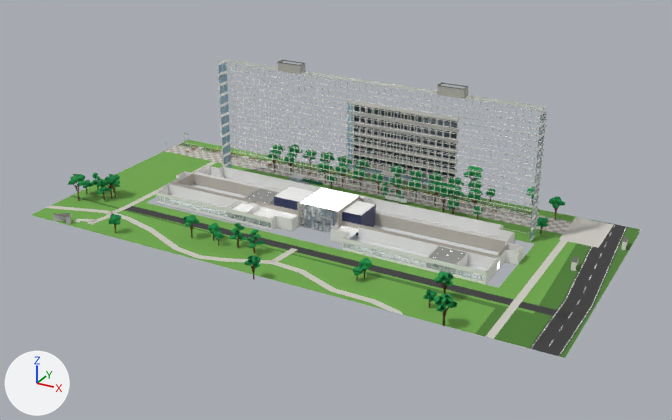
What one commit did to the FBX model unity/KatsushikaCampusDays/Assets/Models/Interiors/research1.fbx.
Camera for both pictures: a camera (50 mm lens) standing at (152.0, -247.0, 141.0) and looking at (6.0, 20.0, 8.0). The axes (+X, +Y, +Z) are drawn at lower left. The lights are the same throughout. The picture after the commit comes second. Where no turn or scale is listed for an object, it has been applied to the vertices.

Names of what the first picture shows: 'ext_research1', 'ext_research1_trees', 'floor_research1', 'wall_research1'.
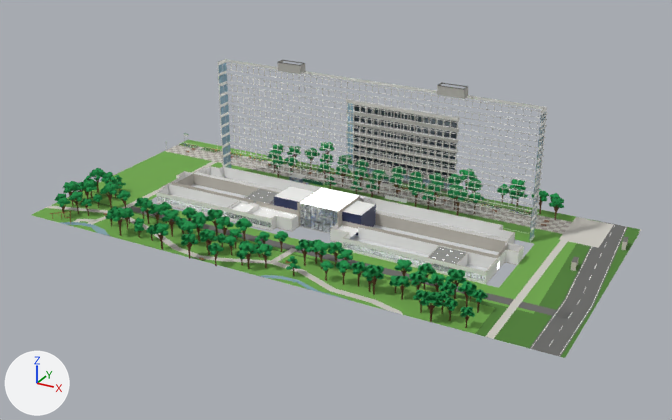
Pixel boxes [x1, y1, x2, y2] of what changed, in the pictures (672 x 420 px; the box of a moved part takes in the faces that stretch with it):
'ext_research1', recoloured, reshaped
    both: [32, 59, 641, 358]
'ext_research1_trees', reshaped
    before: [67, 144, 565, 327]
    after: [55, 142, 564, 328]
part 1 of me_ext_research1_trees, deleted
    before: [67, 153, 548, 327]
part 2 of me_ext_research1_trees, built on
    before: [75, 173, 457, 308]
    after: [55, 168, 488, 328]
part 3 of me_ext_research1_trees, moved or reshaped
    before: [266, 144, 565, 220]
    after: [268, 142, 564, 220]
part 4 of me_ext_research1, reshaped
    before: [53, 213, 71, 222]
    after: [50, 211, 205, 260]
part 5 of me_ext_research1, added
    after: [260, 257, 355, 302]

The edits, one by one:
Material 'asphalt' (mat_asphalt) changes colour from dark grey #3c3c3c to dark grey #6a6a68; in linear values from (0.045, 0.045, 0.045) to (0.144, 0.144, 0.138).
Material 'water' (mat_water) is new.
Its base color is (0.275, 0.479, 0.578) (cyan #8fb8c8).
Its roughness is 0.05.
Its alpha is 0.8.
me_ext_research1_trees is used by ob_ext_research1_trees; location (0.0, 0.0, 0.0).
me_ext_research1_trees had 7781 vertices, 7182 faces and spanned x -98.0..75.0, y -29.0..79.0, z 0.0..12.0.
me_ext_research1_trees now has 18473 vertices, 16628 faces and spans x -101.0..75.0, y -27.0..80.0, z 0.0..11.0.
me_ext_research1_trees part 1: 198 loose pieces with 2336 vertices, spanning x -98.0..73.0, y -29.0..79.0, z 0.0..12.0, are deleted.
me_ext_research1_trees part 2: 157 vertices moved within x -96.0..67.0, y -25.0..10.0, z 3.0..8.0; 925 vertices removed from x -98.0..69.0, y -27.0..10.0, z 0.0..11.0; 11732 vertices added at x -101.0..74.0, y -27.0..11.0, z 0.0..10.0.
me_ext_research1_trees part 3: 658 vertices moved within x -49.0..73.0, y 50.0..75.0, z 0.0..11.0; 1789 vertices removed from x -51.0..75.0, y 49.0..77.0, z 0.0..12.0; 4010 vertices added at x -51.0..75.0, y 48.0..80.0, z 0.0..11.0.
Other edits to the shape of me_ext_research1_trees do not show in these pictures.
me_ext_research1 is used by ob_ext_research1; location (0.0, 0.0, 0.0).
me_ext_research1 had 14522 vertices, 7379 faces and spanned x -101.0..102.0, y -24.0..73.0, z 0.0..52.0.
me_ext_research1 now has 14965 vertices, 7617 faces and spans x -101.0..102.0, y -24.0..73.0, z 0.0..52.0.
me_ext_research1 part 4: 3 vertices removed from x -89.0..-84.0, y -24.0..-20.0, z 0.0..3.0; 291 vertices added at x -91.0..-21.0, y -24.0..-10.0, z 0.0..3.0.
me_ext_research1 part 5: 119 vertices added at x 0.0..37.0, y -24.0..-11.0, z 0.0..4.0.
Other edits to the shape of me_ext_research1 do not show in these pictures.
me_ext_research1 no longer uses material mat_bg_wall_2 (light grey #d1d1d0).
me_ext_research1 gains material mat_water (cyan #8fb8c8).
